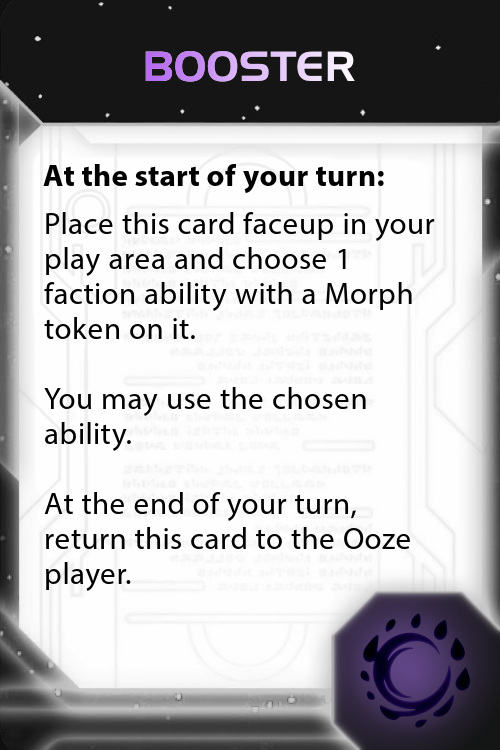
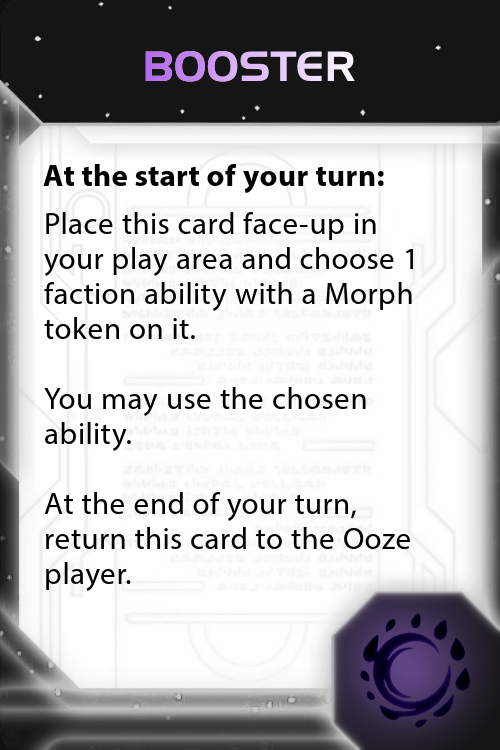
Comparing the layer stacks of the two 500 × 750 images. Changes:
renamed "Place this card faceup in your..." to "Place this card face-up in you...", painted on it over [44, 213, 435, 276]
